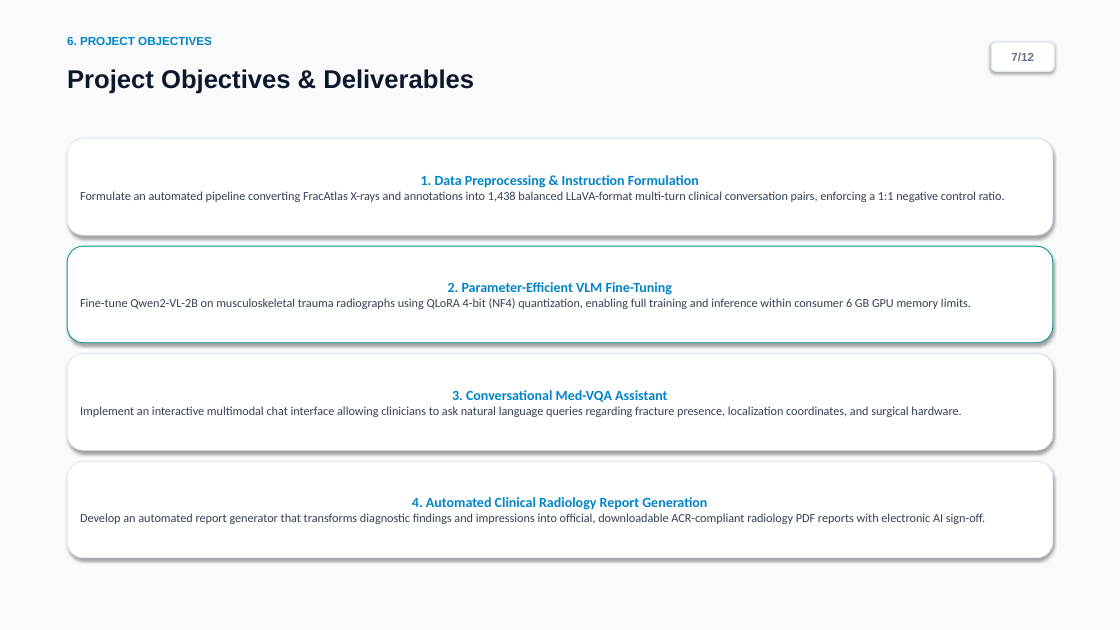
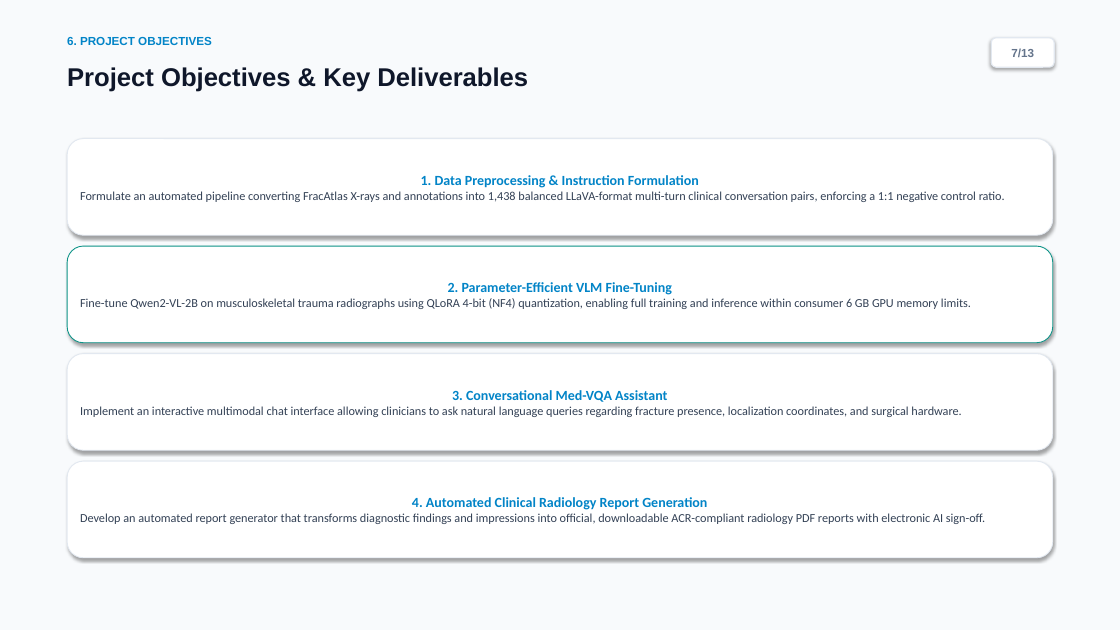
Before and after one commit to Sahanawaz233/medical-vlm-fracatlas, a slide deck: slide 7 of Review_1_Presentation.pptx. Drawn at 1120x630 pixels with LibreOffice and Linux fonts; fonts in the diff are those of the drawing. Boxes give left, top, right and bottom in pixels: in the first picture for what was removed or moved away, otherwise in the second. Text is boxed around its words. In the diff, an @@ line names an element or a change of style, - is before the commit and + after.

```diff
--- a/Review_1_Presentation.pptx
+++ b/Review_1_Presentation.pptx
@@ rounded rectangle "7/13": place and size @@
-rounded rectangle "7/13" at (991, 42, 1054, 71)
+rounded rectangle "7/13" at (991, 38, 1054, 67)
@@ text in rounded rectangle at (1011, 48, 1034, 57): text changed @@
-7/12
+7/13
@@ text at (67, 67, 528, 92): text changed @@
-Project Objectives & Deliverables
+Project Objectives & Key Deliverables
```
Also in this commit, not shown: 11 other slides changed, 1 slide added, 1 other file.
